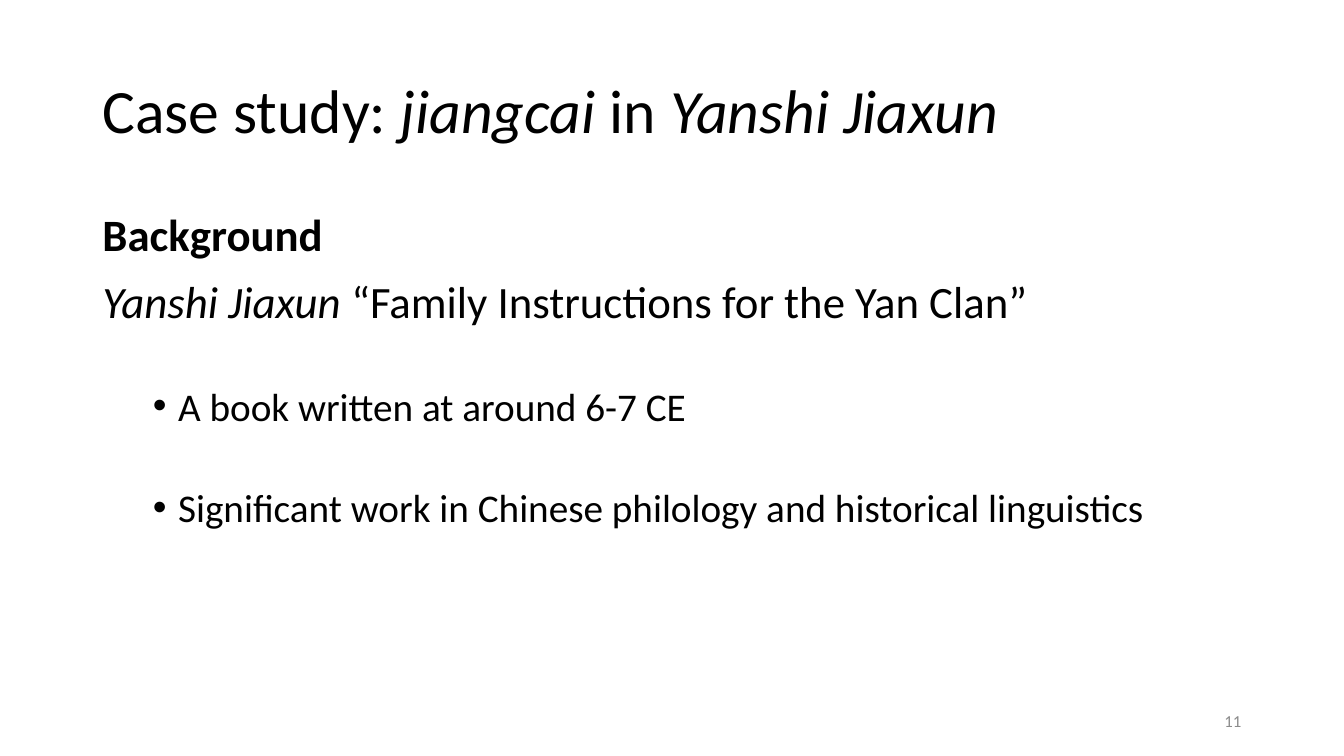
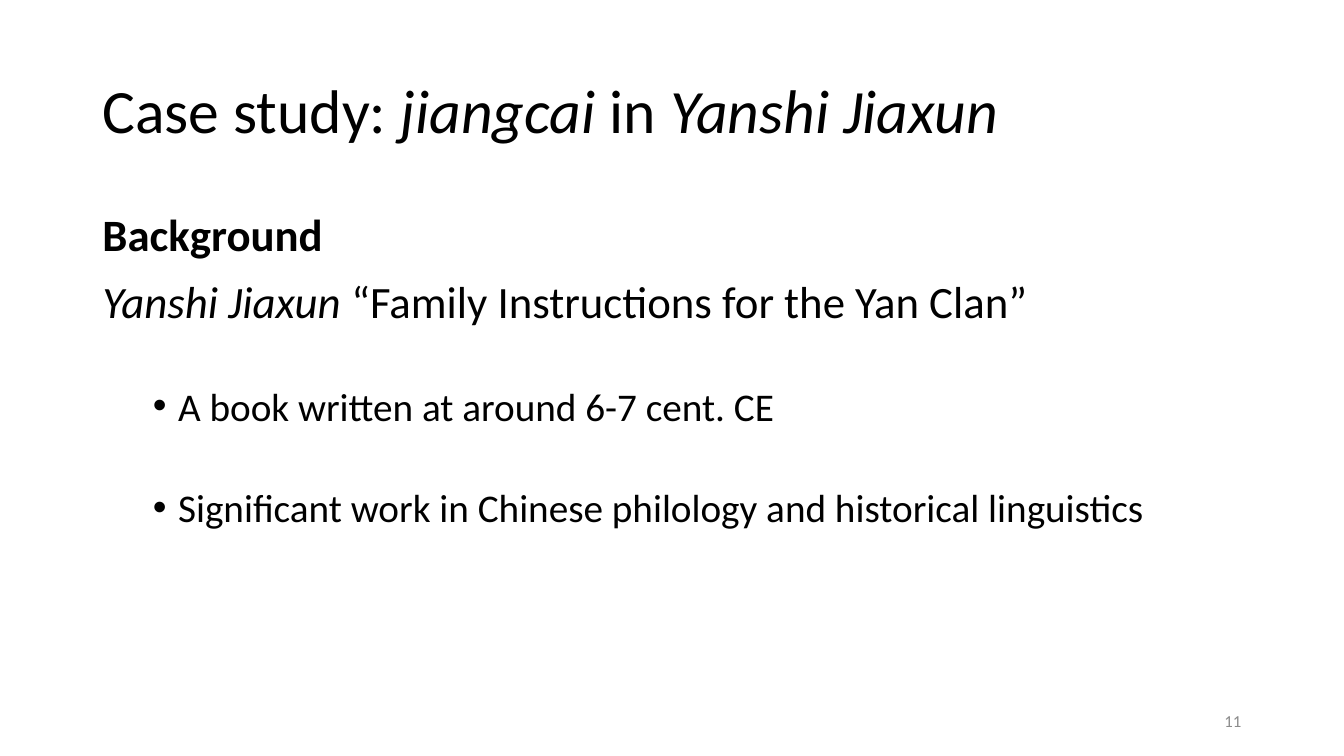
Before and after one commit to Yeheyinyan/AOS234_Talk_YaoZhang, a slide deck: slide 11 of AOS2024_YaoZhang.pptx. Drawn at 1344x756 pixels with LibreOffice and Linux fonts; fonts in the diff are those of the drawing. Boxes give left, top, right and bottom in pixels: in the first picture for what was removed or moved away, otherwise in the second. Text is boxed around its words. In the diff, an @@ line names an element or a change of style, - is before the commit and + after.

```diff
--- a/AOS2024_YaoZhang.pptx
+++ b/AOS2024_YaoZhang.pptx
@@ text at [178,393,774,422]: text changed @@
-  • A book written at around 6-7 CE
+  • A book written at around 6-7 cent. CE
```
Also in this commit, not shown: 7 other slides changed, 1 slide added, 1 other file.
